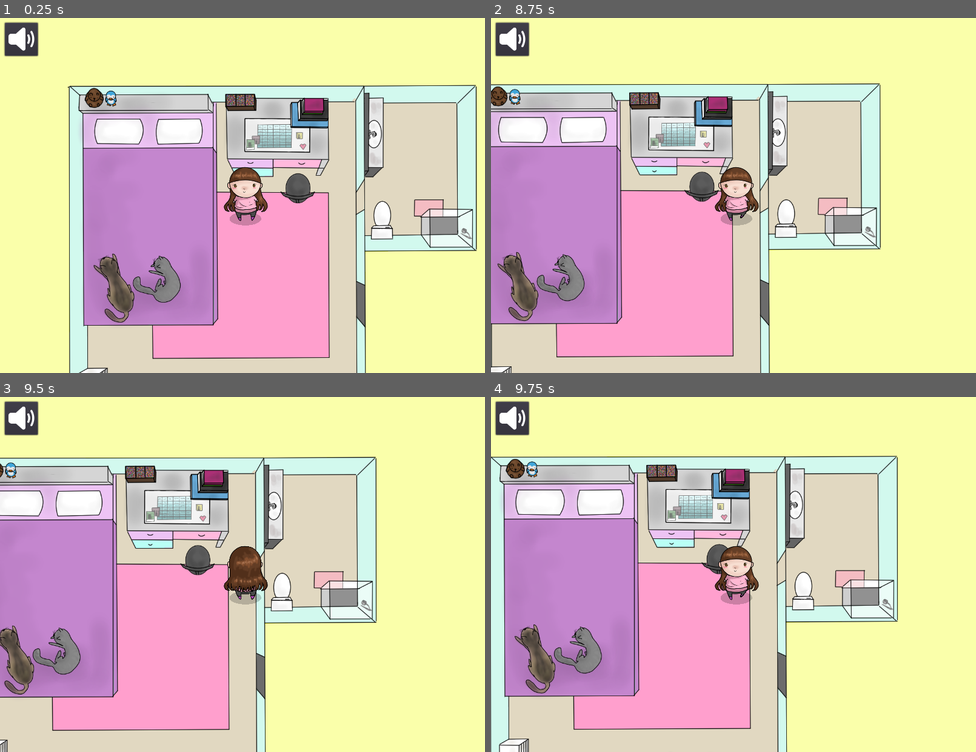
Above: before the commit, frames 1-4 (two rows, left to right).
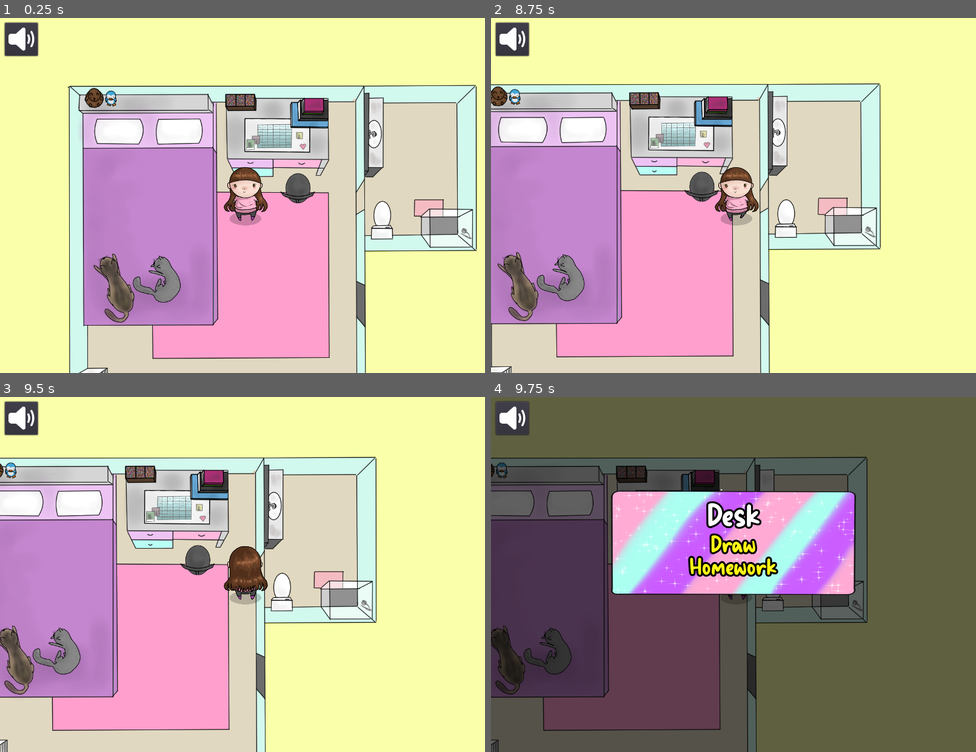
Above: after the commit, the same moments.

Repository: A-Walrus/Jessy
Game: Godot game, scene res://Scenes/World.tscn
Same seed, same stepped clock (60 frames per second), same inputs: the game is played once before the commit and once after it. Sound files missing from this copy of the repository are replaced by a short silence.
Inputs (mouse positions are in pixels of both pictures, inside the frame that each line leads up to):
- Up to frame 1 (0.25 s): no input
- Up to frame 2 (8.75 s): tap Enter (ui_accept) at 0.5, 6.5, 6.77 s; drag from (942, 227) to (641, 174) at 0.52 s; drag from (544, 177) to (845, 231) at 1.27 s; move the mouse to (617, 287) at 2.02 s; press the mouse at (617, 287) at 2.03 s; release the mouse at (617, 287) at 2.75 s; drag from (801, 312) to (641, 74) at 2.77 s; drag from (811, 64) to (626, 262) at 3.52 s; drag from (777, 74) to (554, 117) at 4.27 s; move the mouse to (626, 156) at 5.02 s; press the mouse at (626, 156) at 5.03 s; release the mouse at (626, 156) at 5.75 s; drag from (782, 117) to (772, 206) at 5.77 s; move the mouse to (709, 266) at 6.52 s; press the mouse at (709, 266) at 6.53 s; release the mouse at (709, 266) at 7.25 s; drag from (879, 248) to (709, 266) at 7.27 s; move the mouse to (588, 142) at 8.02 s; press the mouse at (588, 142) at 8.03 s
- Up to frame 3 (9.5 s): release the mouse at (97, 521) at 8.75 s; drag from (266, 574) to (363, 606) at 8.77 s
- Up to frame 4 (9.75 s): tap Enter (ui_accept) at 9.5 s; move the mouse to (660, 485) at 9.52 s; press the mouse at (660, 485) at 9.53 s

Frames 1-3 are identical in both runs. In frame 4, 98% of the frame differs, in the area x 0-100%, y 0-100%.
Error before the commit: Parse Error: The identifier "Achievements" isn't declared in the current scope. (res://Scripts/Clickable.gd:18)

Commit message:
bugfix

Diff:
--- a/Jessy/project.godot
+++ b/Jessy/project.godot
@@ -8,20 +8,28 @@
 
 config_version=4
 
-_global_script_classes=[  ]
+_global_script_classes=[ {
+"base": "KinematicBody2D",
+"class": "drag",
+"language": "GDScript",
+"path": "res://Scripts/drag.gd"
+} ]
 _global_script_class_icons={
-
+"drag": ""
 }
 
 [application]
 
 config/name="Jessy"
 run/main_scene="res://Scenes/World.tscn"
+boot_splash/image="res://JESSY.ICON.png"
+config/icon="res://JESSY.ICON.png"
 
 [autoload]
 
 BackgroundMusic="*res://Scenes/BackgroundMusic.tscn"
 Globals="*res://Scenes/Globals.tscn"
+Achievements="*res://Scenes/Achievements.tscn"
 
 [display]
 
